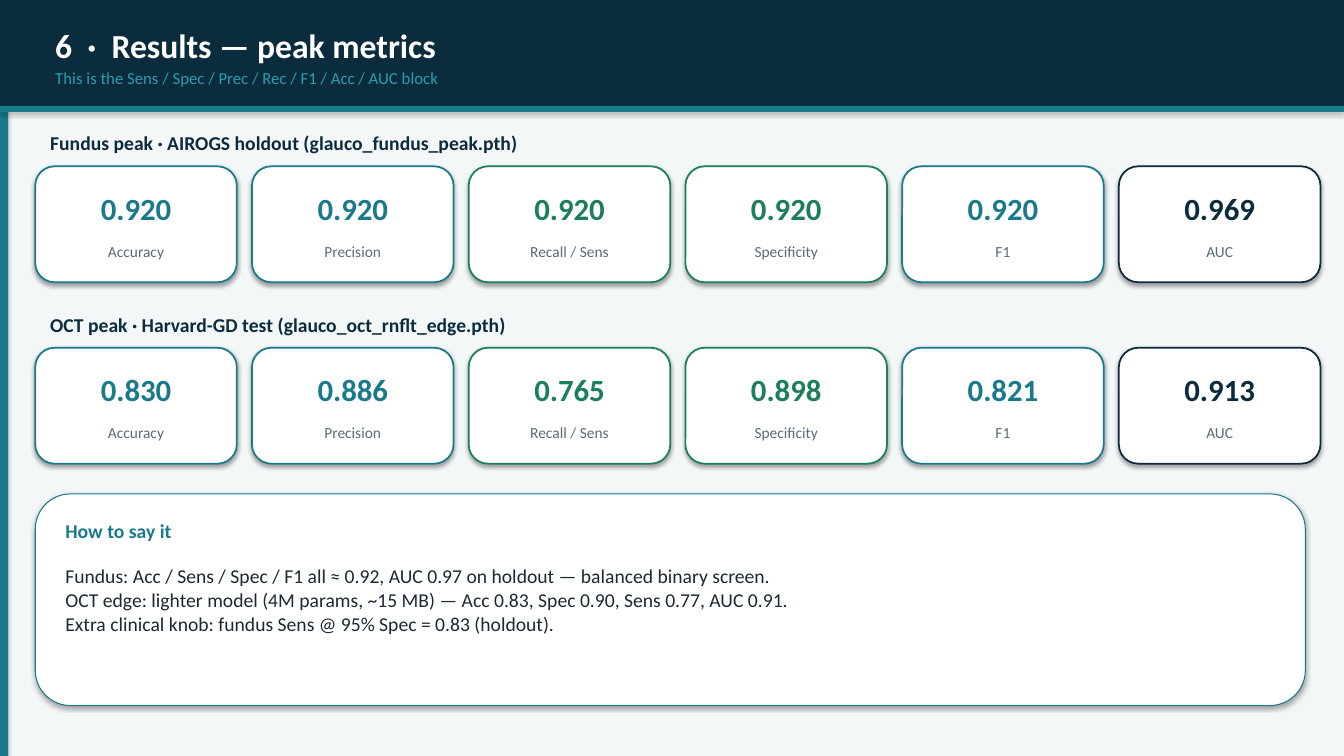
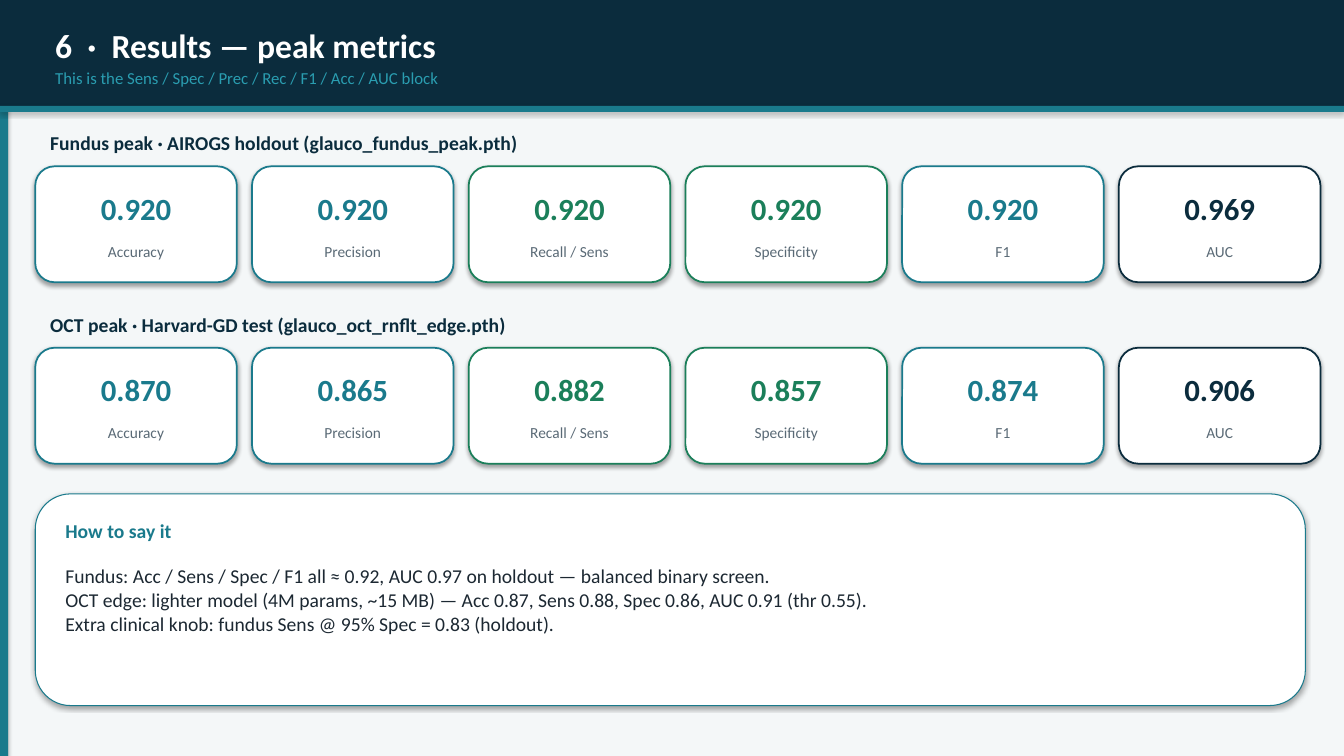
Before and after one commit to ansulx/DRACO, a slide deck: slide 8 of GLAUCO_External_Fundus_Datasets.pptx. Drawn at 1344x756 pixels with LibreOffice and Linux fonts; fonts in the diff are those of the drawing. Boxes give left, top, right and bottom in pixels: in the first picture for what was removed or moved away, otherwise in the second. Text is boxed around its words. In the diff, an @@ line names an element or a change of style, - is before the commit and + after.

```diff
--- a/GLAUCO_External_Fundus_Datasets.pptx
+++ b/GLAUCO_External_Fundus_Datasets.pptx
@@ text at <box>101,379,171,402</box>: text changed @@
-0.830
+0.870
@@ text at <box>318,379,388,402</box>: text changed @@
-0.886
+0.865
@@ text at <box>534,379,604,402</box>: text changed @@
-0.765
+0.882
@@ text at <box>751,379,821,402</box>: text changed @@
-0.898
+0.857
@@ text at <box>968,379,1038,402</box>: text changed @@
-0.821
+0.874
@@ text at <box>1184,380,1254,402</box>: text changed @@
-0.913
+0.906
@@ text at <box>65,569,867,634</box>: text changed @@
-Fundus: Acc / Sens / Spec / F1 all ≈ 0.92, AUC 0.97 on holdout — balanced binary screen.
-OCT edge: lighter model (4M params, ~15 MB) — Acc 0.83, Spec 0.90, Sens 0.77, AUC 0.91.
-Extra clinical knob: fundus Sens @ 95% Spec = 0.83 (holdout).
+Fundus: Acc / Sens / Spec / F1 all ≈ 0.92, AUC 0.97 on holdout — balanced binary screen.
+OCT edge: lighter model (4M params, ~15 MB) — Acc 0.87, Sens 0.88, Spec 0.86, AUC 0.91 (thr 0.55).
+Extra clinical knob: fundus Sens @ 95% Spec = 0.83 (holdout).
```
Also in this commit, not shown: 3 other slides changed, 12 other files.
